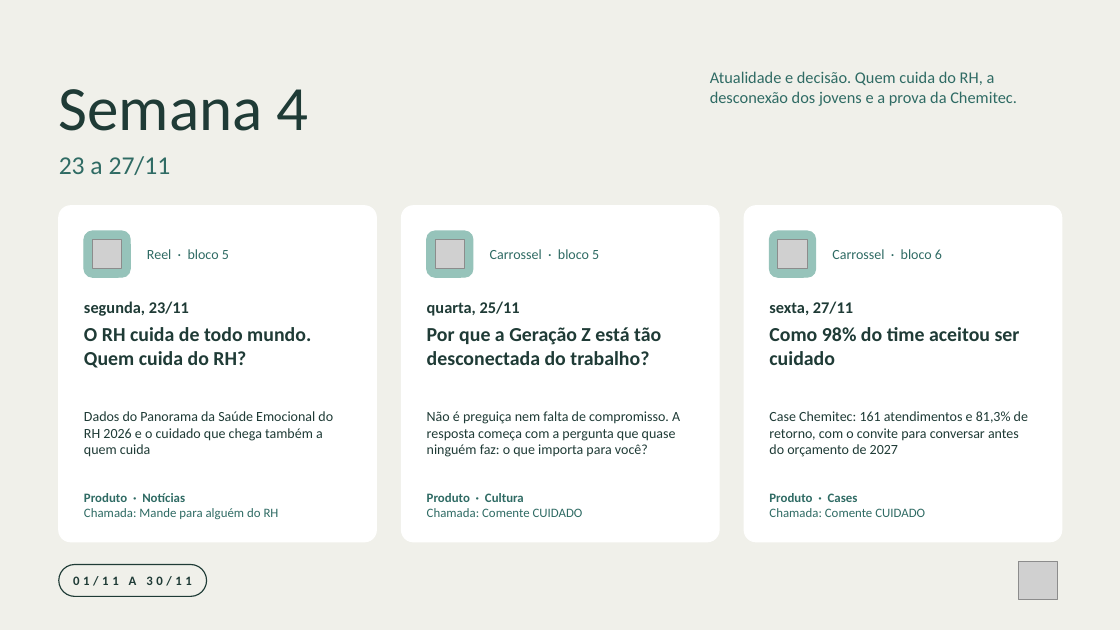
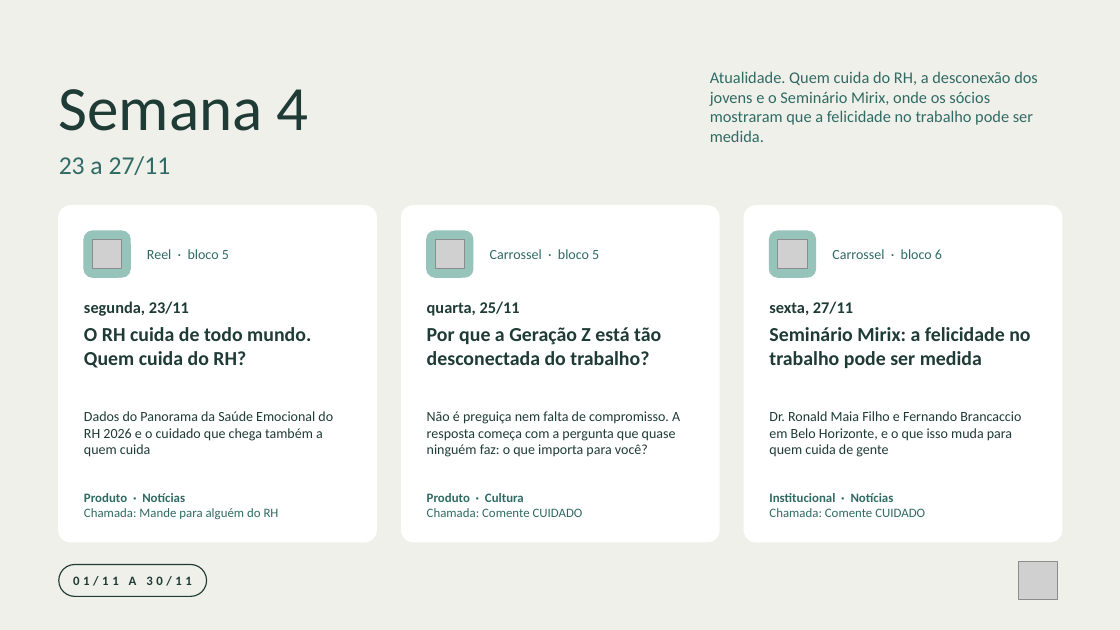
Before and after one commit to nina-rebello/comunicao-fh, a slide deck: slide 6 of marketing/calendario-novembro/Programacao_Instagram_Novembro_2026.pptx. Drawn at 1120x630 pixels with LibreOffice and Linux fonts; fonts in the diff are those of the drawing; grey boxes stand for pictures. Boxes give left, top, right and bottom in pixels: in the first picture for what was removed or moved away, otherwise in the second. Text is boxed around its words. In the diff, an @@ line names an element or a change of style, - is before the commit and + after.

```diff
--- a/marketing/calendario-novembro/Programacao_Instagram_Novembro_2026.pptx
+++ b/marketing/calendario-novembro/Programacao_Instagram_Novembro_2026.pptx
@@ text at (710, 71, 1038, 142): text changed @@
-Atualidade e decisão. Quem cuida do RH, a desconexão dos jovens e a prova da Chemitec.
+Atualidade. Quem cuida do RH, a desconexão dos jovens e o Seminário Mirix, onde os sócios mostraram que a felicidade no trabalho pode ser medida.
@@ text at (769, 327, 1030, 368): text changed @@
-Como 98% do time aceitou ser cuidado
+Seminário Mirix: a felicidade no trabalho pode ser medida
@@ text at (769, 411, 1021, 457): text changed @@
-Case Chemitec: 161 atendimentos e 81,3% de retorno, com o convite para conversar antes do orçamento de 2027
+Dr. Ronald Maia Filho e Fernando Brancaccio em Belo Horizonte, e o que isso muda para quem cuida de gente
@@ text at (769, 493, 894, 502): text changed @@
-Produto · Cases
+Institucional · Notícias
```
Also in this commit, not shown: 2 other slides changed, 10 other files.
